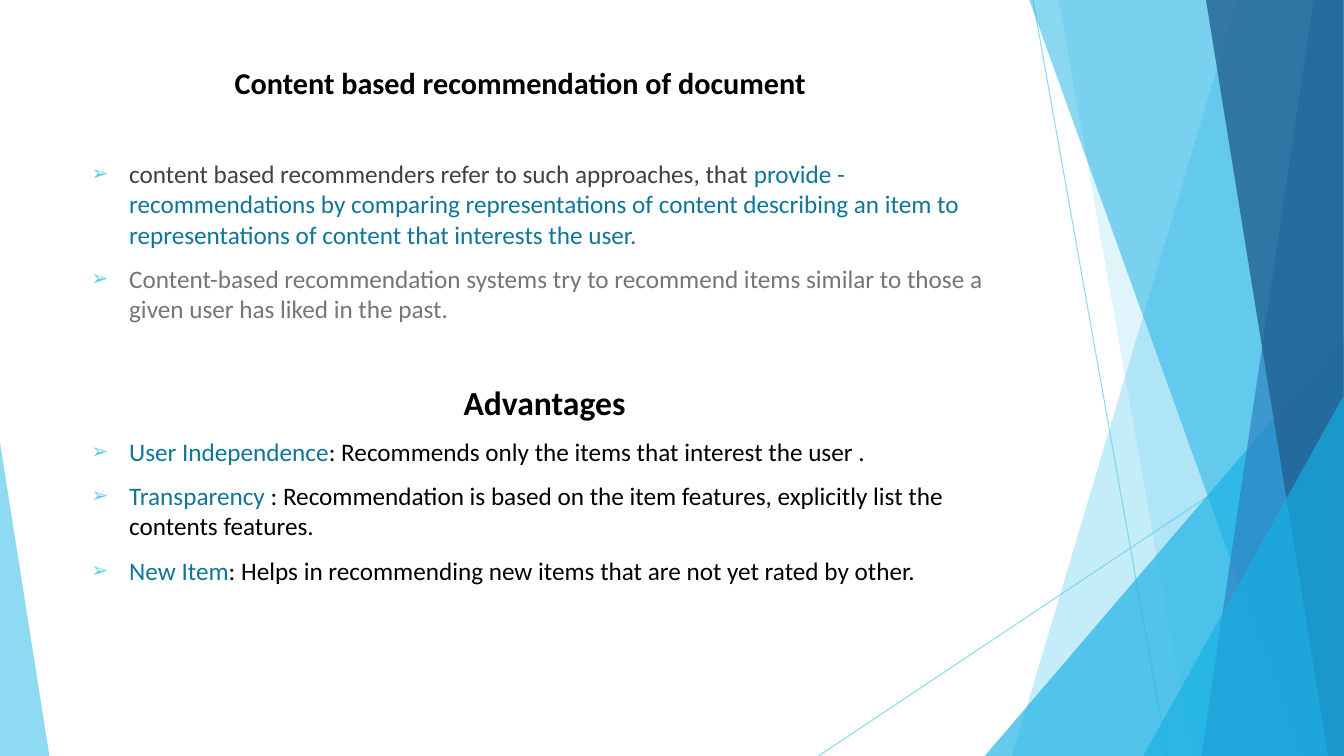
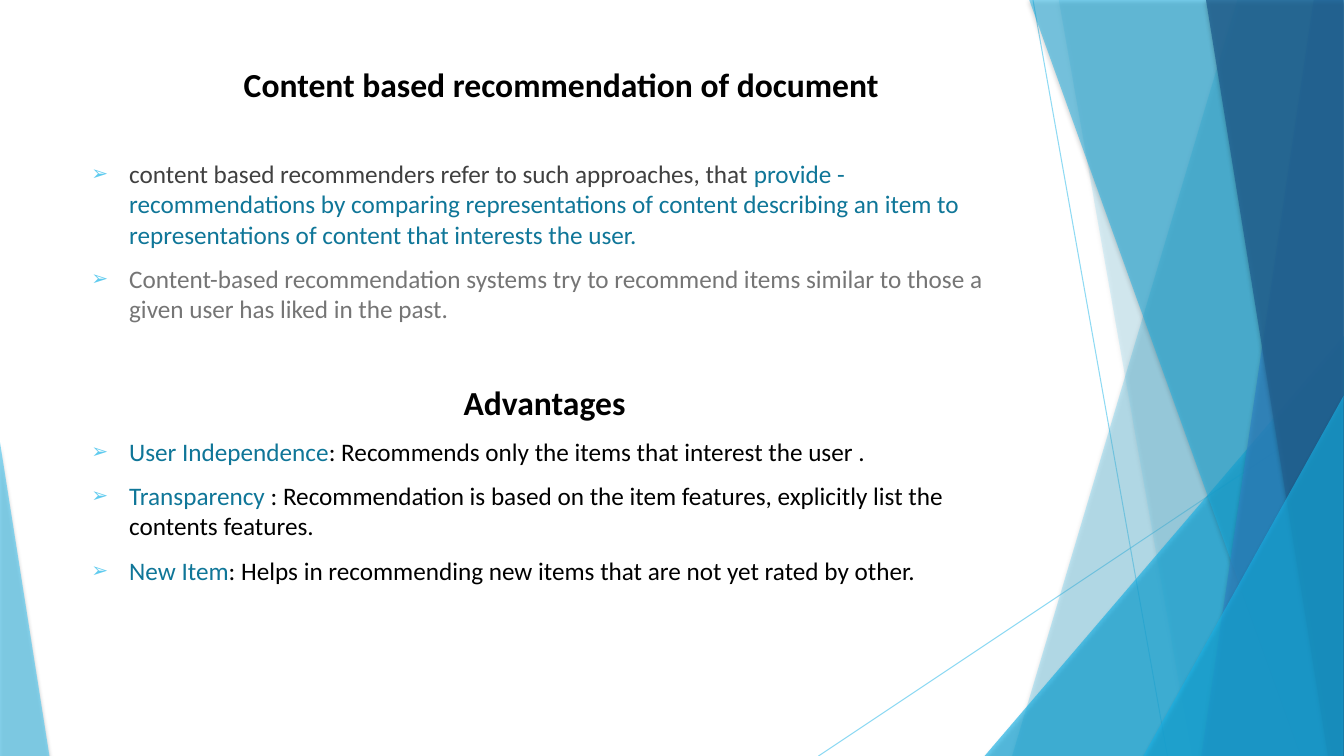
Before and after one commit to jagdishbutte/endsem, a slide deck: slide 18 of ISR/ISR Unit 6 - Advanced information retrieval.pptx. Drawn at 1344x756 pixels with LibreOffice and Linux fonts; fonts in the diff are those of the drawing. Boxes give left, top, right and bottom in pixels: in the first picture for what was removed or moved away, otherwise in the second. Text is boxed around its words. In the diff, an @@ line names an element or a change of style, - is before the commit and + after.

```diff
--- a/ISR/ISR Unit 6 - Advanced information retrieval.pptx
+++ b/ISR/ISR Unit 6 - Advanced information retrieval.pptx
@@ freeform shape at (1059,0,1344,756): shadow on; outline redrawn @@
@@ title "Content based recommendation of document" at (244,73,879,98): size 21.6 to 24 pt @@
@@ shadow on in 7 elements at (1012,0,1344,756), (985,336,1344,756), (1029,0,1344,756), (1202,0,1344,756), (1206,0,1344,756), (1143,396,1344,756), (0,443,49,756) @@
```
Also in this commit, not shown: 20 other slides changed, 12 other files.
